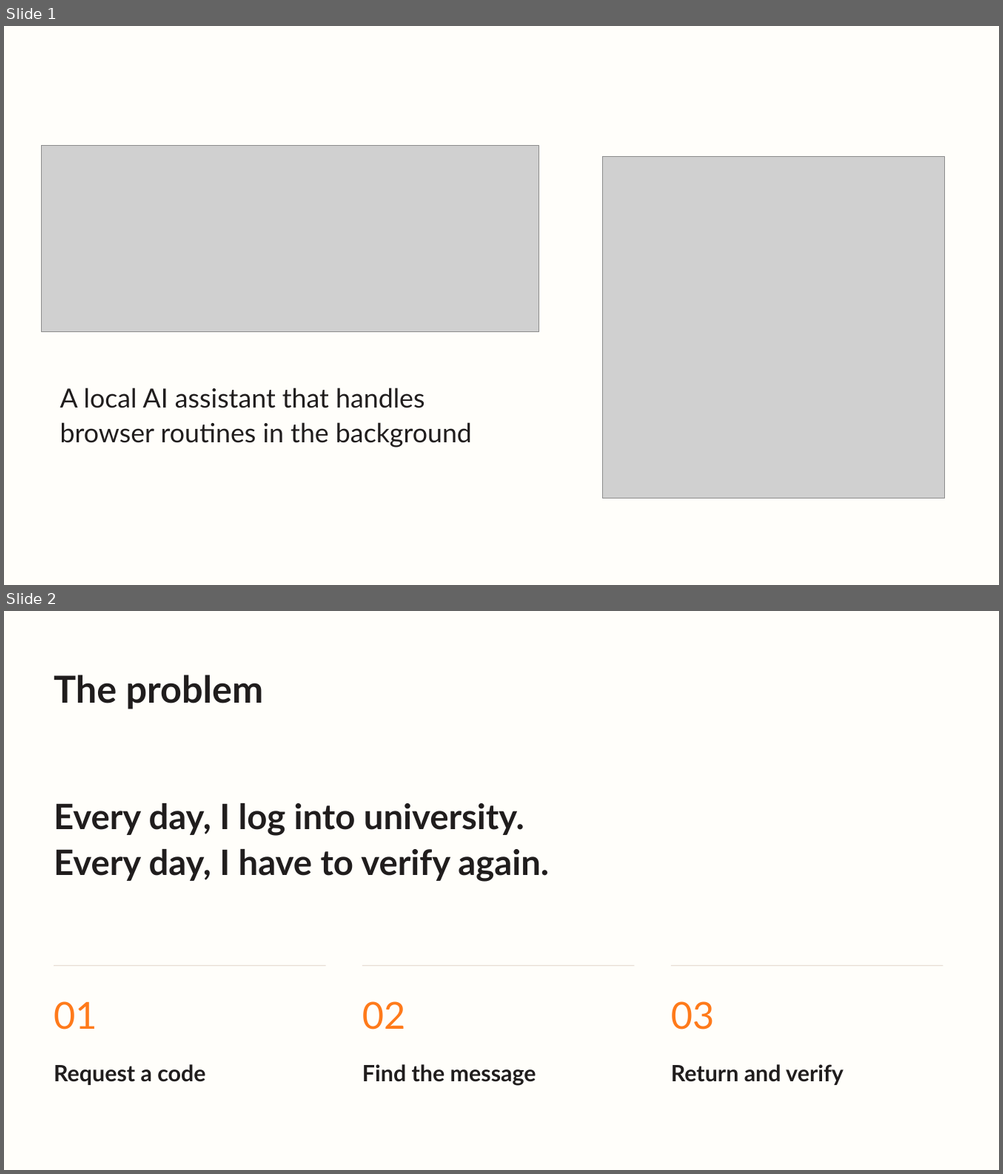
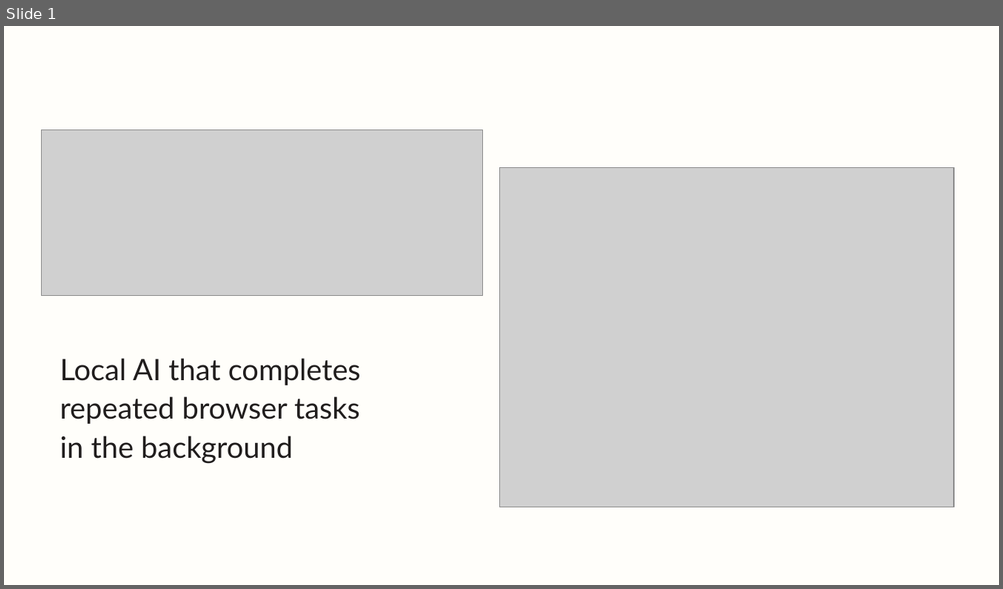
Before and after one commit to MLouchini/Kopi, a slide deck: docs/presentation/Kopi-Hackathon-Pitch.pptx. Shown one above the other, each under a label of ours: slides 1 and 2 before the commit, slide 1 after it. The pictures are 1003x1174 and 1003x589 pixels, drawn with LibreOffice and Linux fonts; fonts in the diff are those of the drawing; grey boxes stand for pictures. Boxes give left, top, right and bottom in pixels: in the first picture for what was removed or moved away, otherwise in the second. Text is boxed around its words. In the diff, an @@ line names an element or a change of style, - is before the commit and + after.

Commit message:
Illustrate every Kopi slide and clarify daily verification story

```diff
--- a/docs/presentation/Kopi-Hackathon-Pitch.pptx
+++ b/docs/presentation/Kopi-Hackathon-Pitch.pptx
@@ slide 2 removed at (4, 611, 999, 1170), background #FFFEFA @@
@@ text removed at (54, 675, 264, 709) @@
-The problem
@@ text removed at (54, 803, 549, 882) @@
-Every day, I log into university.
-Every day, I have to verify again.
@@ rectangle removed at (54, 965, 327, 966) @@
@@ rectangle removed at (362, 965, 634, 966) @@
@@ rectangle removed at (671, 965, 943, 966) @@
@@ text removed at (54, 1002, 96, 1030) @@
-01
@@ text removed at (362, 1002, 405, 1030) @@
-02
@@ text removed at (671, 1002, 714, 1030) @@
-03
@@ text removed at (54, 1065, 205, 1085) @@
-Request a code
@@ text removed at (362, 1065, 536, 1086) @@
-Find the message
@@ text removed at (671, 1065, 843, 1085) @@
-Return and verify
@@ slide 1 changed as well @@
@@ picture: place and size @@
-picture at (41, 145, 539, 332)
+picture at (41, 130, 483, 296)
@@ picture: place and size @@
-picture at (603, 156, 944, 498)
+picture at (500, 168, 954, 508)
@@ text at (60, 358, 361, 464): text changed; size 25.5 to 28.5 pt @@
-A local AI assistant that handles
-browser routines in the background
+Local AI that completes
+repeated browser tasks
+in the background
```
Also in this commit, not shown: 2 other slides changed, 5 slides added, 4 other slides removed, 10 other files.
